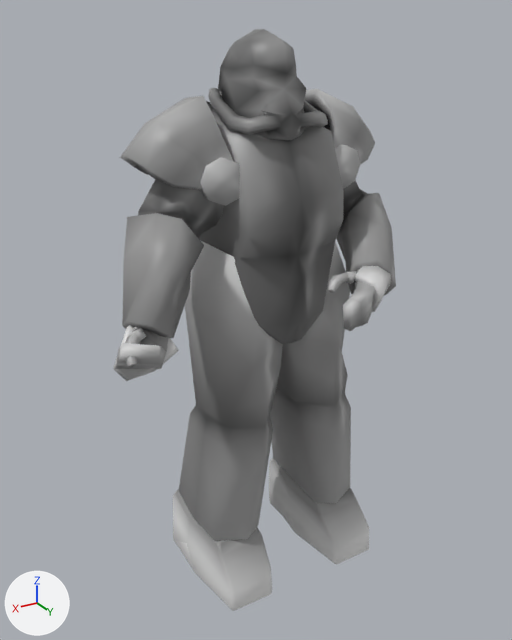
An edit to the COLLADA model modelsource/powerarmor/out/animations/fo4_t51_m_idle_1.dae, drawn before and after from the same camera.
The view is the same before and after, from a 50 mm lens placed at (7.55, 12.52, 11.97), pointed at (0.34, 0.5, 5.96). Arrows for +X, +Y and +Z are at lower left; the lights stay in place.

In view in the first picture: 'remesh'.
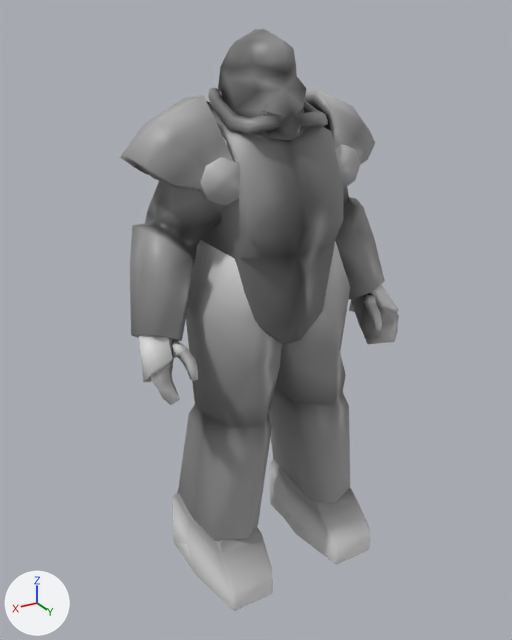
What differs and where, as boxes (x1, y1, x2, y2) in the pictures (512 x 640 px; the box of a moved part takes in the faces that stretch with it):
```json
{"object": "remesh", "change": "reshaped", "before": [113, 29, 396, 611], "after": [120, 29, 399, 611]}
{"part": 1, "of": "me_remesh", "change": "moved or reshaped", "before": [355, 266, 391, 312], "after": [349, 284, 399, 312]}
{"part": 2, "of": "me_remesh", "change": "moved or reshaped", "before": [113, 325, 179, 381], "after": [139, 335, 173, 382]}
{"part": 3, "of": "me_remesh", "change": "moved or reshaped", "before": [115, 179, 396, 541], "after": [130, 136, 399, 541]}
```

Edits to the scene script, one JSON object a line:
```json
{"block": "me_remesh", "where": "# used by ob_remesh; location = (0.0, 0.0, 0.0)"}
{"op": "remove", "block": "me_remesh", "code": "me_remesh.from_pydata(...)  # 1104 vertices, 2124 faces; spans x -2.99..4.06, y -1.92..2.92, z -0.09..11.73"}
{"op": "add", "block": "me_remesh", "code": "me_remesh.from_pydata(...)  # 1104 vertices, 2124 faces; spans x -3.17..3.17, y -1.92..2.21, z -0.06..11.73"}
{"block": "me_remesh", "change": "me_remesh part 1: the loose piece of 20 vertices spanning x -1.83..-0.87, y 1.93..2.92, z 6.35..7.34 is multiplied about its middle by the matrix ((0.442, -0.862, -0.247), (0.729, 0.186, 0.658), (-0.522, -0.471, 0.711)), then moved by (-1.51, -1.85, -1.07)"}
{"block": "me_remesh", "change": "me_remesh part 2: the loose piece of 20 vertices spanning x 2.84..3.98, y 1.11..2.05, z 5.99..7.03 is multiplied about its middle by the matrix ((0.33, -0.672, -0.663), (0.936, 0.323, 0.138), (0.121, -0.666, 0.736)), then moved by (-0.59, -0.91, -0.61)"}
{"block": "me_remesh", "change": "me_remesh part 3: 385 of 1104 vertices moved; they spanned x -2.99..4.06, y -0.82..2.91, z 0.51..10.03 and now span x -3.1..3.09, y -0.83..1.72, z 0.51..10.06; mean shift (-0.54, -0.6, -0.49); largest move (-0.33, 2.88, 6.9) -> (-2.82, 1.43, 5.06)"}
```
